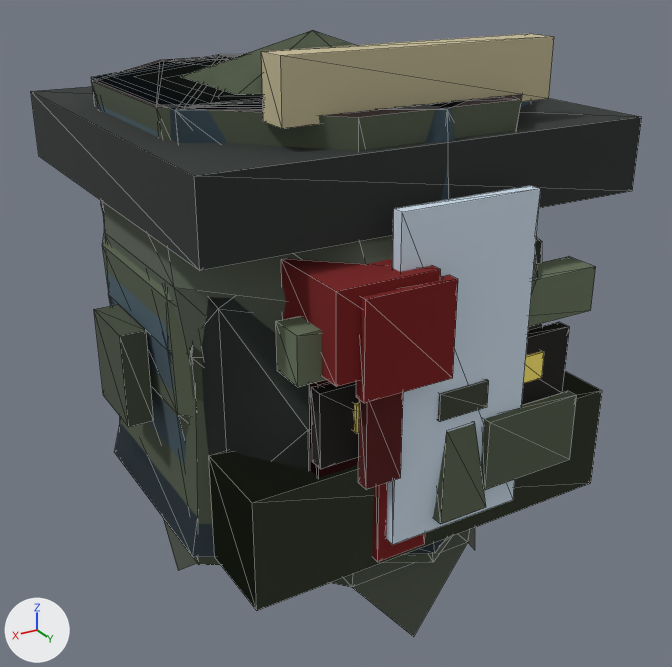
The glTF model public/models/zombies/brute.glb: old version first, new version second.
Rendered twice from a 50 mm lens placed at (1.073, 1.89, 0.798), pointed at (-0.018, 0.071, -0.112). Every picture has the same lights, and +X, +Y and +Z are marked at lower left. The older version comes first. Mesh edges are drawn as thin lines. Vertices at exactly the same position are counted once.

The first picture shows 'footL', 'handL', 'head', 'headJaw', 'hips', 'neck', 'shinL', 'thighR', 'torso', 'torsoBelly', 'uArmDeltL' and 2 more.
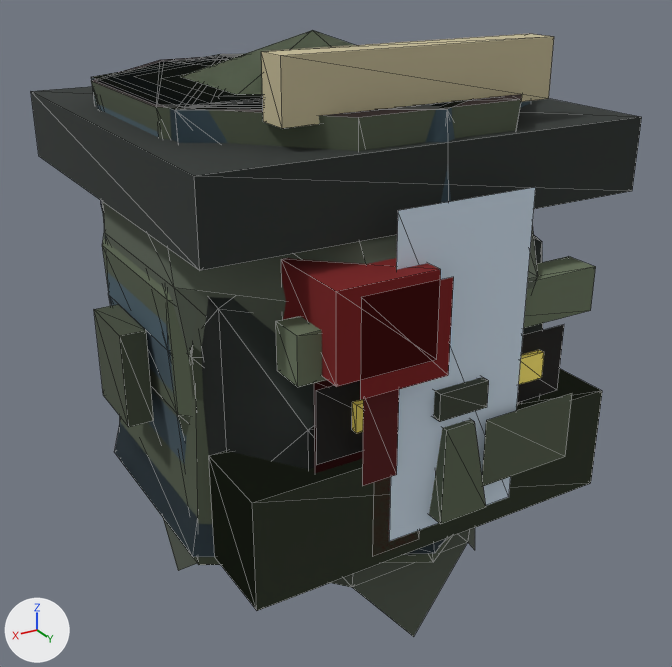
The change, as JSON lines over the scene's bpy script:
```json
{"block": "me_torso", "where": "# used by ob_torso; location = (0.0, 0.0, 0.0)"}
{"op": "remove", "block": "me_torso", "code": "me_torso.from_pydata(...)  # 77 vertices, 129 faces; spans x -0.462..0.462, y -0.455..0.634, z -0.756..0.5"}
{"op": "add", "block": "me_torso", "code": "me_torso.from_pydata(...)  # 61 vertices, 89 faces; spans x -0.462..0.462, y -0.455..0.62, z -0.756..0.5"}
{"block": "me_torso", "change": "me_torso part 1: the loose piece of 8 vertices spanning x 0.16..0.24, y 0.586..0.614, z -0.18..0.02 is rebuilt with 4 vertices and now spans x 0.16..0.24, y 0.6, z -0.18..0.02"}
{"block": "me_torso", "change": "me_torso part 2: the loose piece of 8 vertices spanning x 0.06..0.26, y 0.606..0.634, z 0.02..0.22 is rebuilt with 4 vertices and now spans x 0.06..0.26, y 0.62, z 0.02..0.22"}
{"block": "me_torso", "change": "me_torso part 3: the loose piece of 8 vertices spanning x -0.3..-0.06, y 0.586..0.614, z -0.28..-0.12 is rebuilt with 4 vertices and now spans x -0.3..-0.06, y 0.6, z -0.28..-0.12"}
{"block": "me_torso", "change": "me_torso part 4: the loose piece of 8 vertices spanning x -0.16..0.16, y 0.566..0.594, z -0.35..0.35 is rebuilt with 4 vertices and now spans x -0.16..0.16, y 0.58, z -0.35..0.35"}
{"block": "me_head", "where": "# used by ob_head; location = (0.0, 0.0, 0.0)"}
{"op": "remove", "block": "me_head", "code": "me_head.from_pydata(...)  # 97 vertices, 158 faces; spans x -0.529..0.529, y -0.49..0.62, z -0.5..0.52"}
{"op": "add", "block": "me_head", "code": "me_head.from_pydata(...)  # 89 vertices, 138 faces; spans x -0.529..0.529, y -0.49..0.62, z -0.5..0.52"}
{"block": "me_head", "change": "me_head part 5: the loose piece of 8 vertices spanning x -0.31..-0.09, y 0.529..0.561, z -0.14..0.02 is rebuilt with 4 vertices and now spans x -0.31..-0.09, y 0.545, z -0.14..0.02"}
{"block": "me_head", "change": "me_head part 6: the loose piece of 8 vertices spanning x 0.09..0.31, y 0.529..0.561, z -0.14..0.02 is rebuilt with 4 vertices and now spans x 0.09..0.31, y 0.545, z -0.14..0.02"}
{"block": "me_thighr", "where": "# used by ob_thighr; location = (0.0, 0.0, 0.0)"}
{"op": "remove", "block": "me_thighr", "code": "me_thighr.from_pydata(...)  # 26 vertices, 44 faces; spans x -0.433..0.433, y -0.5..0.54, z -0.5..0.5"}
{"op": "add", "block": "me_thighr", "code": "me_thighr.from_pydata(...)  # 22 vertices, 34 faces; spans x -0.433..0.433, y -0.5..0.54, z -0.5..0.5"}
{"block": "me_thighr", "change": "me_thighr part 7: the loose piece of 8 vertices spanning x -0.1..0.3, y 0.503..0.537, z -0.225..0.025 is rebuilt with 4 vertices and now spans x -0.1..0.3, y 0.52, z -0.225..0.025"}
{"block": "me_headjaw", "where": "# used by ob_headjaw; location = (0.0, 0.0, 0.0)"}
{"op": "remove", "block": "me_headjaw", "code": "me_headjaw.from_pydata(...)  # 32 vertices, 52 faces; spans x -0.453..0.453, y -0.462..0.57, z -0.5..0.607"}
{"op": "add", "block": "me_headjaw", "code": "me_headjaw.from_pydata(...)  # 28 vertices, 42 faces; spans x -0.453..0.453, y -0.462..0.55, z -0.5..0.607"}
{"block": "me_headjaw", "change": "me_headjaw part 8: the loose piece of 8 vertices spanning x 0.06..0.18, y 0.53..0.57, z -0.4..0.2 is rebuilt with 4 vertices and now spans x 0.06..0.18, y 0.55, z -0.4..0.2"}
```

Location of each change, [x1, y1, x2, y2] in pixels of the pictures (672 x 667 px):
```json
{"object": "torso", "change": "reshaped", "before": [102, 186, 577, 637], "after": [102, 187, 572, 637]}
{"object": "headJaw", "change": "reshaped", "before": [91, 34, 554, 562], "after": [91, 34, 554, 555]}
{"object": "thighR", "change": "reshaped", "before": [91, 54, 531, 477], "after": [91, 77, 531, 473], "on screen": "mostly hidden"}
{"part": 1, "of": "me_torso", "change": "rebuilt", "before": [358, 392, 403, 489], "after": [362, 389, 399, 486], "on screen": "17% narrower"}
{"part": 2, "of": "me_torso", "change": "rebuilt", "before": [356, 275, 458, 403], "after": [360, 277, 454, 400], "on screen": "8% narrower"}
{"part": 3, "of": "me_torso", "change": "rebuilt", "before": [481, 391, 577, 490], "after": [482, 393, 572, 486], "on screen": "6% narrower, 6% shorter"}
{"part": 4, "of": "me_torso", "change": "rebuilt", "before": [386, 186, 540, 545], "after": [389, 187, 536, 541]}
{"part": 5, "of": "me_head", "change": "rebuilt", "before": [521, 322, 569, 405], "after": [517, 325, 564, 403]}
{"part": 6, "of": "me_head", "change": "rebuilt", "before": [311, 382, 359, 469], "after": [316, 381, 363, 465]}
{"part": 7, "of": "me_thighr", "change": "rebuilt", "before": [309, 380, 359, 477], "after": [314, 380, 363, 473]}
{"part": 8, "of": "me_headjaw", "change": "rebuilt", "before": [372, 482, 425, 562], "after": [373, 477, 420, 555], "on screen": "11% narrower"}
```
